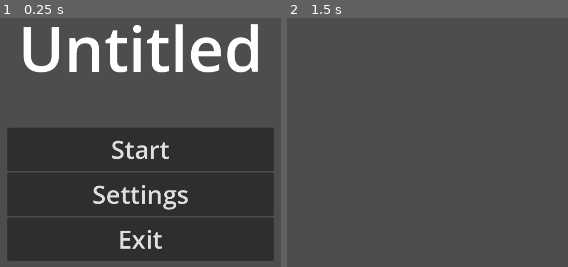
Above: before the commit, frames 1-2 (left to right).
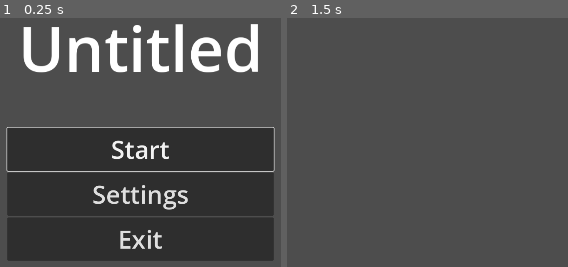
Above: after the commit, the same moments.

Repository: jcheatum/LD56
Game: Godot game, scene res://assets/main/main.tscn
Two runs of this game, one before a commit and one after it. Both use one fixed random seed, a clock stepped at 60 frames per second and the inputs below.
Inputs:
- Up to frame 1 (0.25 s): no input
- Up to frame 2 (1.5 s): click "Start" at 0.5 s; tap Enter at 1.25 s

The runs differ from the first frame. In frame 1, 0.9% of the frame differs, in the area x 2-98%, y 43-62%; in frame 2, nothing differs.

Commit message:
Controller navigation in menus

Diff:
--- a/assets/main/main.tscn
+++ b/assets/main/main.tscn
@@ -32,7 +32,9 @@
 
 [connection signal="game_start" from="MainMenu" to="." method="_on_main_menu_game_start"]
 [connection signal="open_settings" from="MainMenu" to="." method="_on_main_menu_open_settings"]
+[connection signal="open_settings" from="MainMenu" to="SettingsMenu" method="_on_main_menu_open_settings"]
 [connection signal="done" from="SettingsMenu" to="." method="_on_settings_menu_done"]
+[connection signal="done" from="SettingsMenu" to="MainMenu" method="_on_settings_menu_done"]
 [connection signal="music_vol_set" from="SettingsMenu" to="." method="_on_settings_menu_music_vol_set"]
 [connection signal="sfx_vol_set" from="SettingsMenu" to="." method="_on_settings_menu_sfx_vol_set"]
 [connection signal="finished" from="Game" to="." method="_on_game_finished"]
--- a/assets/main_menu/main_menu.gd
+++ b/assets/main_menu/main_menu.gd
@@ -5,7 +5,8 @@
 
 # Called when the node enters the scene tree for the first time.
 func _ready():
-	pass # Replace with function body.
+	$ButtonsContainer/Start.grab_focus()
+
 
 
 # Called every frame. 'delta' is the elapsed time since the previous frame.
@@ -23,3 +24,7 @@
 
 func _on_exit_pressed():
 	get_tree().quit()
+
+
+func _on_settings_menu_done():
+	$ButtonsContainer/Settings.grab_focus()
--- a/assets/main_menu/main_menu.tscn
+++ b/assets/main_menu/main_menu.tscn
@@ -34,6 +34,8 @@
 layout_mode = 2
 size_flags_horizontal = 3
 size_flags_vertical = 3
+focus_neighbor_top = NodePath("../Exit")
+focus_neighbor_bottom = NodePath("../Settings")
 theme_override_font_sizes/font_size = 60
 text = "Start"
 
@@ -41,6 +43,8 @@
 layout_mode = 2
 size_flags_horizontal = 3
 size_flags_vertical = 3
+focus_neighbor_top = NodePath("../Start")
+focus_neighbor_bottom = NodePath("../Exit")
 theme_override_font_sizes/font_size = 60
 text = "Settings"
 
@@ -48,6 +52,8 @@
 layout_mode = 2
 size_flags_horizontal = 3
 size_flags_vertical = 3
+focus_neighbor_top = NodePath("../Settings")
+focus_neighbor_bottom = NodePath("../Start")
 theme_override_font_sizes/font_size = 60
 text = "Exit"
 
--- a/assets/settings_menu/settings_menu.gd
+++ b/assets/settings_menu/settings_menu.gd
@@ -47,3 +47,7 @@
 func _on_sfx_vol_slider_value_changed(value):
 	sfx_value = value
 	emit_signal("sfx_vol_set", value)
+
+
+func _on_main_menu_open_settings():
+	$DoneButton.grab_focus()
--- a/assets/settings_menu/settings_menu.tscn
+++ b/assets/settings_menu/settings_menu.tscn
@@ -50,6 +50,8 @@
 layout_mode = 2
 size_flags_horizontal = 3
 size_flags_vertical = 6
+focus_neighbor_right = NodePath("../../FullscreenContainer/FullscreenCheckBox")
+focus_neighbor_bottom = NodePath("../../SfxVolContainer/SfxVolSlider")
 min_value = -80.0
 max_value = 24.0
 
@@ -68,6 +70,8 @@
 [node name="FullscreenCheckBox" type="CheckBox" parent="ColumnsContainer/FullscreenContainer"]
 layout_mode = 2
 size_flags_horizontal = 2
+focus_neighbor_left = NodePath("../../MusicVolContainer/MusicVolSlider")
+focus_neighbor_bottom = NodePath("../../MuteContainer/MuteCheckBox")
 
 [node name="SfxVolContainer" type="GridContainer" parent="ColumnsContainer"]
 layout_mode = 2
@@ -86,6 +90,9 @@
 layout_mode = 2
 size_flags_horizontal = 3
 size_flags_vertical = 6
+focus_neighbor_top = NodePath("../../MusicVolContainer/MusicVolSlider")
+focus_neighbor_right = NodePath("../../MuteContainer/MuteCheckBox")
+focus_neighbor_bottom = NodePath("../../../DoneButton")
 min_value = -80.0
 max_value = 24.0
 
@@ -104,6 +111,9 @@
 [node name="MuteCheckBox" type="CheckBox" parent="ColumnsContainer/MuteContainer"]
 layout_mode = 2
 size_flags_horizontal = 2
+focus_neighbor_left = NodePath("../../SfxVolContainer/SfxVolSlider")
+focus_neighbor_top = NodePath("../../FullscreenContainer/FullscreenCheckBox")
+focus_neighbor_bottom = NodePath("../../../DoneButton")
 
 [node name="DoneButton" type="Button" parent="."]
 layout_mode = 0
@@ -111,6 +121,7 @@
 offset_top = 832.0
 offset_right = 1280.0
 offset_bottom = 984.0
+focus_neighbor_top = NodePath("../ColumnsContainer/SfxVolContainer/SfxVolSlider")
 theme_override_font_sizes/font_size = 60
 text = "Done"
 
--- a/project.godot
+++ b/project.godot
@@ -19,3 +19,60 @@
 
 window/size/viewport_width=1920
 window/size/viewport_height=1080
+
+[input]
+
+ui_accept={
+"deadzone": 0.5,
+"events": [Object(InputEventKey,"resource_local_to_scene":false,"resource_name":"","device":0,"window_id":0,"alt_pressed":false,"shift_pressed":false,"ctrl_pressed":false,"meta_pressed":false,"pressed":false,"keycode":4194309,"physical_keycode":0,"key_label":0,"unicode":0,"echo":false,"script":null)
+, Object(InputEventKey,"resource_local_to_scene":false,"resource_name":"","device":0,"window_id":0,"alt_pressed":false,"shift_pressed":false,"ctrl_pressed":false,"meta_pressed":false,"pressed":false,"keycode":4194310,"physical_keycode":0,"key_label":0,"unicode":0,"echo":false,"script":null)
+, Object(InputEventKey,"resource_local_to_scene":false,"resource_name":"","device":0,"window_id":0,"alt_pressed":false,"shift_pressed":false,"ctrl_pressed":false,"meta_pressed":false,"pressed":false,"keycode":32,"physical_keycode":0,"key_label":0,"unicode":32,"echo":false,"script":null)
+, Object(InputEventJoypadButton,"resource_local_to_scene":false,"resource_name":"","device":-1,"button_index":0,"pressure":0.0,"pressed":true,"script":null)
+]
+}
+ui_select={
+"deadzone": 0.5,
+"events": [Object(InputEventJoypadButton,"resource_local_to_scene":false,"resource_name":"","device":-1,"button_index":3,"pressure":0.0,"pressed":false,"script":null)
+, Object(InputEventKey,"resource_local_to_scene":false,"resource_name":"","device":0,"window_id":0,"alt_pressed":false,"shift_pressed":false,"ctrl_pressed":false,"meta_pressed":false,"pressed":false,"keycode":32,"physical_keycode":0,"key_label":0,"unicode":32,"echo":false,"script":null)
+]
+}
+ui_cancel={
+"deadzone": 0.5,
+"events": [Object(InputEventKey,"resource_local_to_scene":false,"resource_name":"","device":0,"window_id":0,"alt_pressed":false,"shift_pressed":false,"ctrl_pressed":false,"meta_pressed":false,"pressed":false,"keycode":4194305,"physical_keycode":0,"key_label":0,"unicode":0,"echo":false,"script":null)
+, Object(InputEventJoypadButton,"resource_local_to_scene":false,"resource_name":"","device":-1,"button_index":1,"pressure":0.0,"pressed":true,"script":null)
+]
+}
+ui_focus_next={
+"deadzone": 0.5,
+"events": [Object(InputEventKey,"resource_local_to_scene":false,"resource_name":"","device":0,"window_id":0,"alt_pressed":false,"shift_pressed":false,"ctrl_pressed":false,"meta_pressed":false,"pressed":false,"keycode":4194306,"physical_keycode":0,"key_label":0,"unicode":0,"echo":false,"script":null)
+, Object(InputEventJoypadButton,"resource_local_to_scene":false,"resource_name":"","device":-1,"button_index":10,"pressure":0.0,"pressed":false,"script":null)
+]
+}
+ui_left={
+"deadzone": 0.5,
+"events": [Object(InputEventKey,"resource_local_to_scene":false,"resource_name":"","device":0,"window_id":0,"alt_pressed":false,"shift_pressed":false,"ctrl_pressed":false,"meta_pressed":false,"pressed":false,"keycode":4194319,"physical_keycode":0,"key_label":0,"unicode":0,"echo":false,"script":null)
+, Object(InputEventJoypadButton,"resource_local_to_scene":false,"resource_name":"","device":-1,"button_index":13,"pressure":0.0,"pressed":true,"script":null)
+, Object(InputEventJoypadMotion,"resource_local_to_scene":false,"resource_name":"","device":-1,"axis":0,"axis_value":-1.0,"script":null)
+]
+}
+ui_right={
+"deadzone": 0.5,
+"events": [Object(InputEventKey,"resource_local_to_scene":false,"resource_name":"","device":0,"window_id":0,"alt_pressed":false,"shift_pressed":false,"ctrl_pressed":false,"meta_pressed":false,"pressed":false,"keycode":4194321,"physical_keycode":0,"key_label":0,"unicode":0,"echo":false,"script":null)
+, Object(InputEventJoypadButton,"resource_local_to_scene":false,"resource_name":"","device":-1,"button_index":14,"pressure":0.0,"pressed":false,"script":null)
+, Object(InputEventJoypadMotion,"resource_local_to_scene":false,"resource_name":"","device":-1,"axis":0,"axis_value":1.0,"script":null)
+]
+}
+ui_up={
+"deadzone": 0.5,
+"events": [Object(InputEventKey,"resource_local_to_scene":false,"resource_name":"","device":0,"window_id":0,"alt_pressed":false,"shift_pressed":false,"ctrl_pressed":false,"meta_pressed":false,"pressed":false,"keycode":4194320,"physical_keycode":0,"key_label":0,"unicode":0,"echo":false,"script":null)
+, Object(InputEventJoypadButton,"resource_local_to_scene":false,"resource_name":"","device":-1,"button_index":11,"pressure":0.0,"pressed":false,"script":null)
+, Object(InputEventJoypadMotion,"resource_local_to_scene":false,"resource_name":"","device":-1,"axis":1,"axis_value":-1.0,"script":null)
+]
+}
+ui_down={
+"deadzone": 0.5,
+"events": [Object(InputEventKey,"resource_local_to_scene":false,"resource_name":"","device":0,"window_id":0,"alt_pressed":false,"shift_pressed":false,"ctrl_pressed":false,"meta_pressed":false,"pressed":false,"keycode":4194322,"physical_keycode":0,"key_label":0,"unicode":0,"echo":false,"script":null)
+, Object(InputEventJoypadButton,"resource_local_to_scene":false,"resource_name":"","device":-1,"button_index":12,"pressure":0.0,"pressed":false,"script":null)
+, Object(InputEventJoypadMotion,"resource_local_to_scene":false,"resource_name":"","device":-1,"axis":1,"axis_value":1.0,"script":null)
+]
+}
